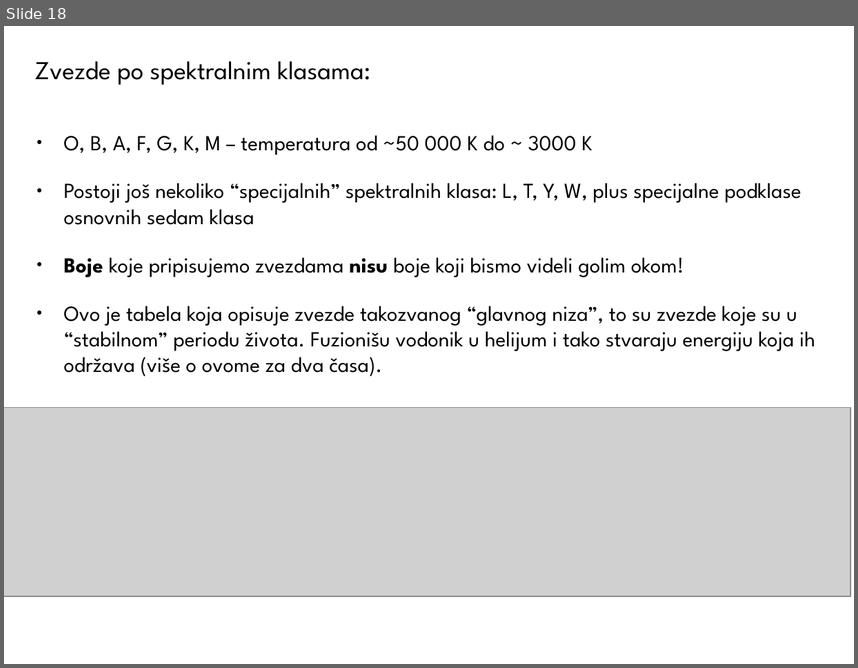
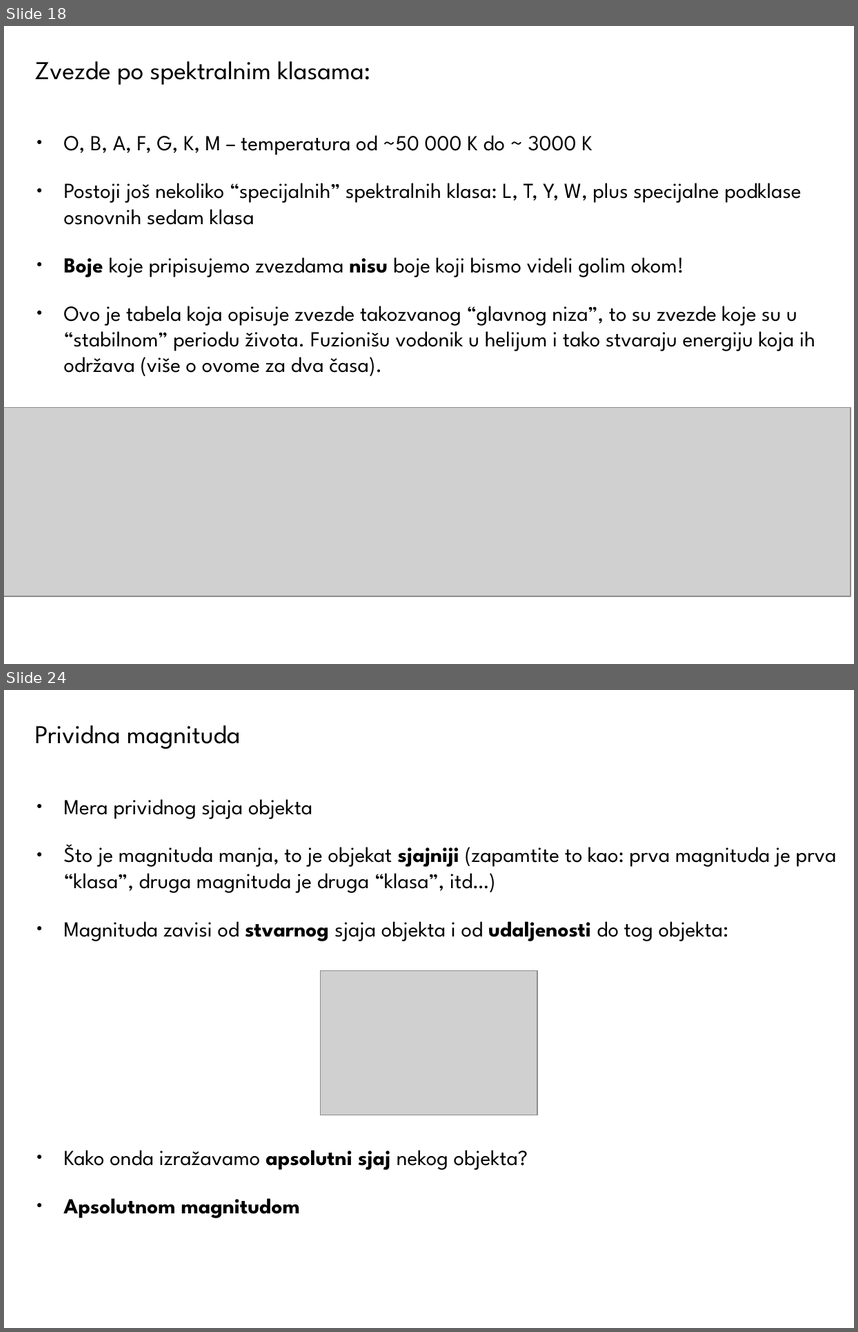
Before and after one commit to ivanzmilic/OPA22, a slide deck: Predavanje_07_Zracenje_Zvezda.odp. Shown one above the other, each under a label of ours: slide 18 before the commit, slides 18 and 24 after it; the slides between them are not shown. The pictures are 858x668 and 858x1332 pixels, drawn with LibreOffice and Linux fonts; fonts in the diff are those of the drawing; grey boxes stand for pictures. Boxes give left, top, right and bottom in pixels: in the first picture for what was removed or moved away, otherwise in the second. Text is boxed around its words. In the diff, an @@ line names an element or a change of style, - is before the commit and + after.

```diff
--- a/Predavanje_07_Zracenje_Zvezda.odp
+++ b/Predavanje_07_Zracenje_Zvezda.odp
@@ slide 24 added at <box>4,690,854,1328</box>, background #FFFFFF @@
@@ title added at <box>35,725,241,749</box>, 24 pt, text #000000 @@
+Prividna magnituda
@@ text added at <box>64,799,837,1218</box>, 20 pt, text #000000 @@
+● Mera prividnog sjaja objekta
+● Što je magnituda manja, to je objekat sjajniji (zapamtite to kao: prva magnituda je prva “klasa”, druga magnituda je druga “klasa”, itd…)
+● Magnituda zavisi od stvarnog sjaja objekta i od udaljenosti do tog objekta:
+● Kako onda izražavamo apsolutni sjaj nekog objekta?
+● Apsolutnom magnitudom
@@ picture added at <box>321,971,538,1115</box> @@
```
Also in this commit, not shown: 1 slide changed, 10 other slides added.
